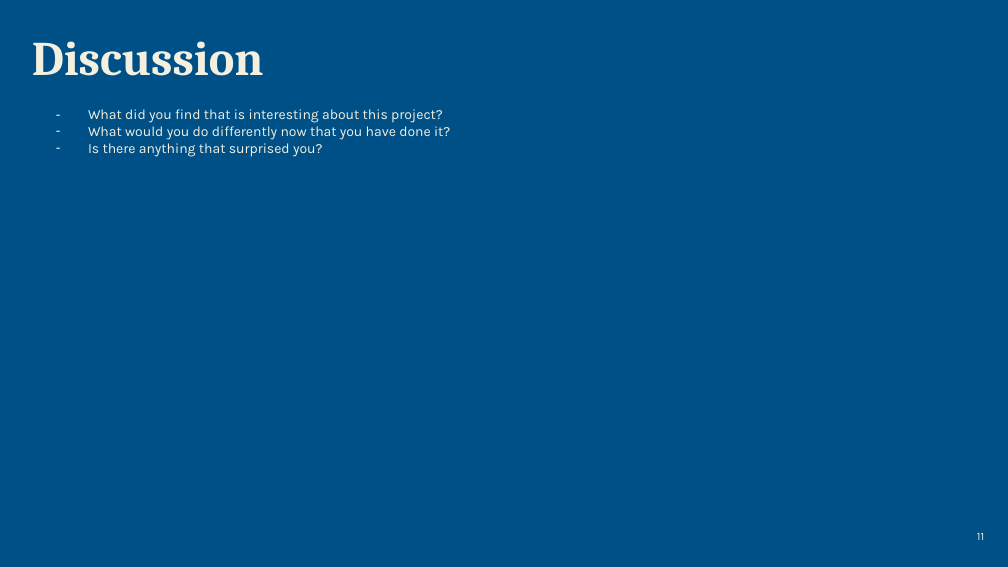
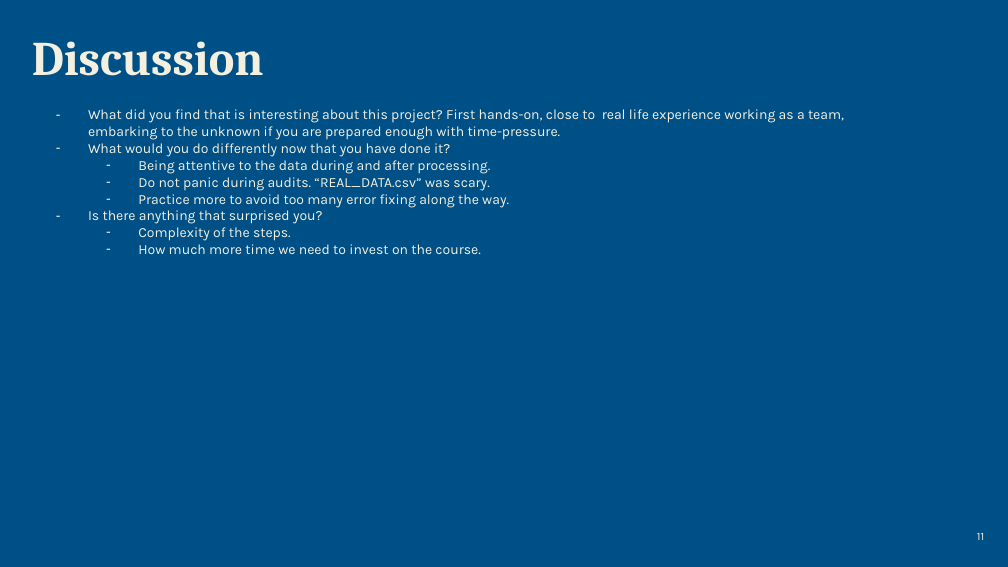
Before and after one commit to happyemanaloto/Project1_Group3, a slide deck: slide 11 of Group 3 Ironkagle Presentation.pptx. Drawn at 1008x567 pixels with LibreOffice and Linux fonts; fonts in the diff are those of the drawing. Boxes give left, top, right and bottom in pixels: in the first picture for what was removed or moved away, otherwise in the second. Text is boxed around its words. In the diff, an @@ line names an element or a change of style, - is before the commit and + after.

```diff
--- a/Group 3 Ironkagle Presentation.pptx
+++ b/Group 3 Ironkagle Presentation.pptx
@@ text at [88, 109, 844, 140]: text changed @@
-– What did you find that is interesting about this project?
+– What did you find that is interesting about this project? First hands-on, close to real life experience working as a team, embarking to the unknown if you are prepared enough with time-pressure.
@@ text at [138, 160, 509, 208]: paragraphs added @@
+  – Being attentive to the data during and after processing.
+  – Do not panic during audits. “REAL_DATA.csv” was scary.
+  – Practice more to avoid too many error fixing along the way.
@@ text at [138, 227, 480, 254]: paragraphs added @@
+  – Complexity of the steps.
+  – How much more time we need to invest on the course.
```
Also in this commit, not shown: 2 other slides changed, 2 slides added, 2 slides removed.
